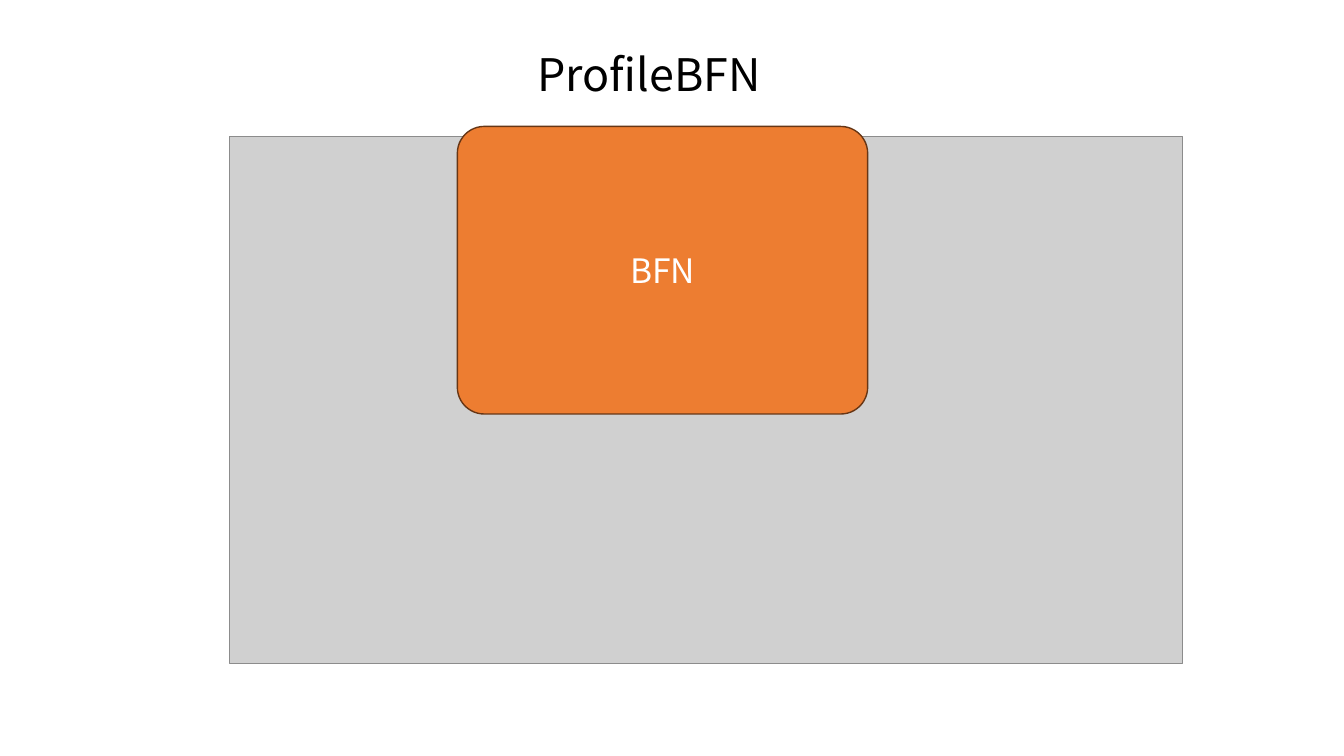
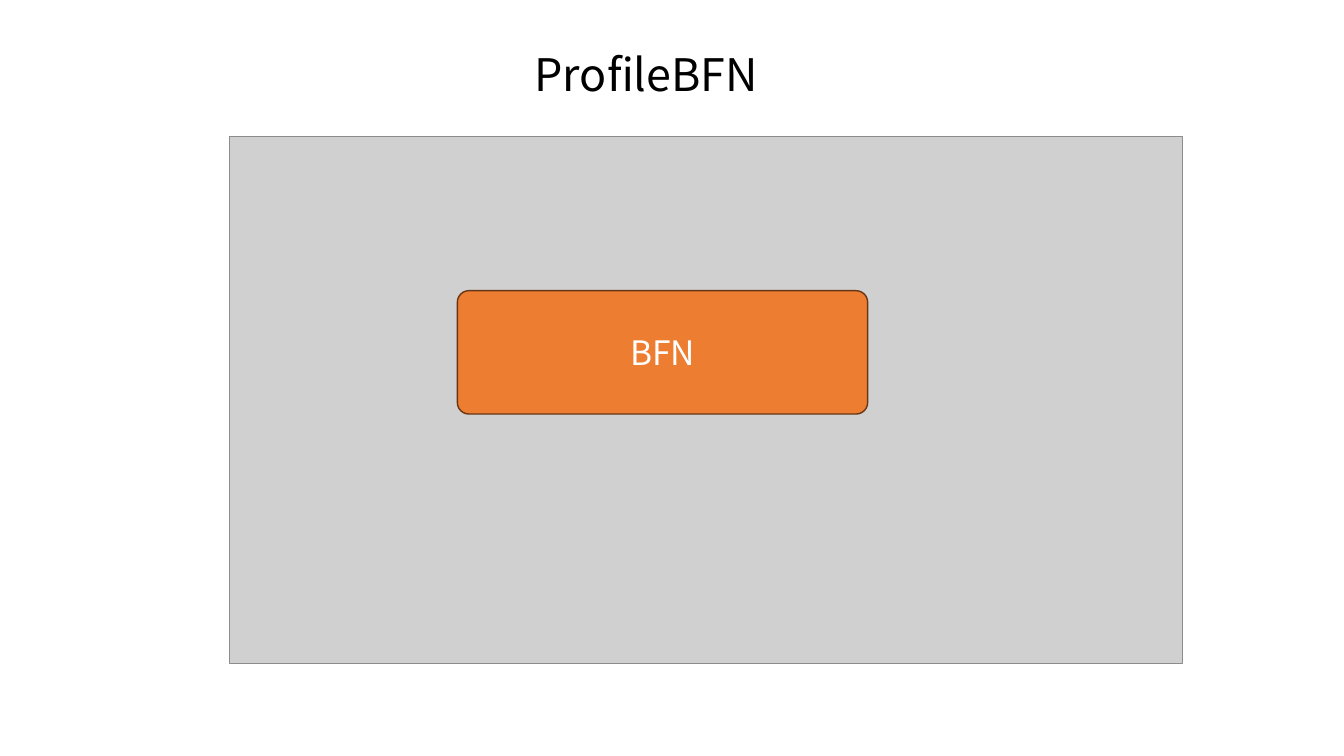
Before and after one commit to hhhhh789/GenSI_pj_web, a slide deck: slide 25 of assets/BFN_series/BFN_series.pptx (slide 22 before the commit). Drawn at 1344x756 pixels with LibreOffice and Linux fonts; fonts in the diff are those of the drawing; grey boxes stand for pictures. Boxes give left, top, right and bottom in pixels: in the first picture for what was removed or moved away, otherwise in the second. Text is boxed around its words. In the diff, an @@ line names an element or a change of style, - is before the commit and + after.

```diff
--- a/assets/BFN_series/BFN_series.pptx
+++ b/assets/BFN_series/BFN_series.pptx
@@ rounded rectangle "BFN": place and size @@
-rounded rectangle "BFN" at (458,126,868,413)
+rounded rectangle "BFN" at (458,290,868,413)
```
Also in this commit, not shown: 4 other slides changed, 5 slides added, 2 slides removed, 6 other files.
